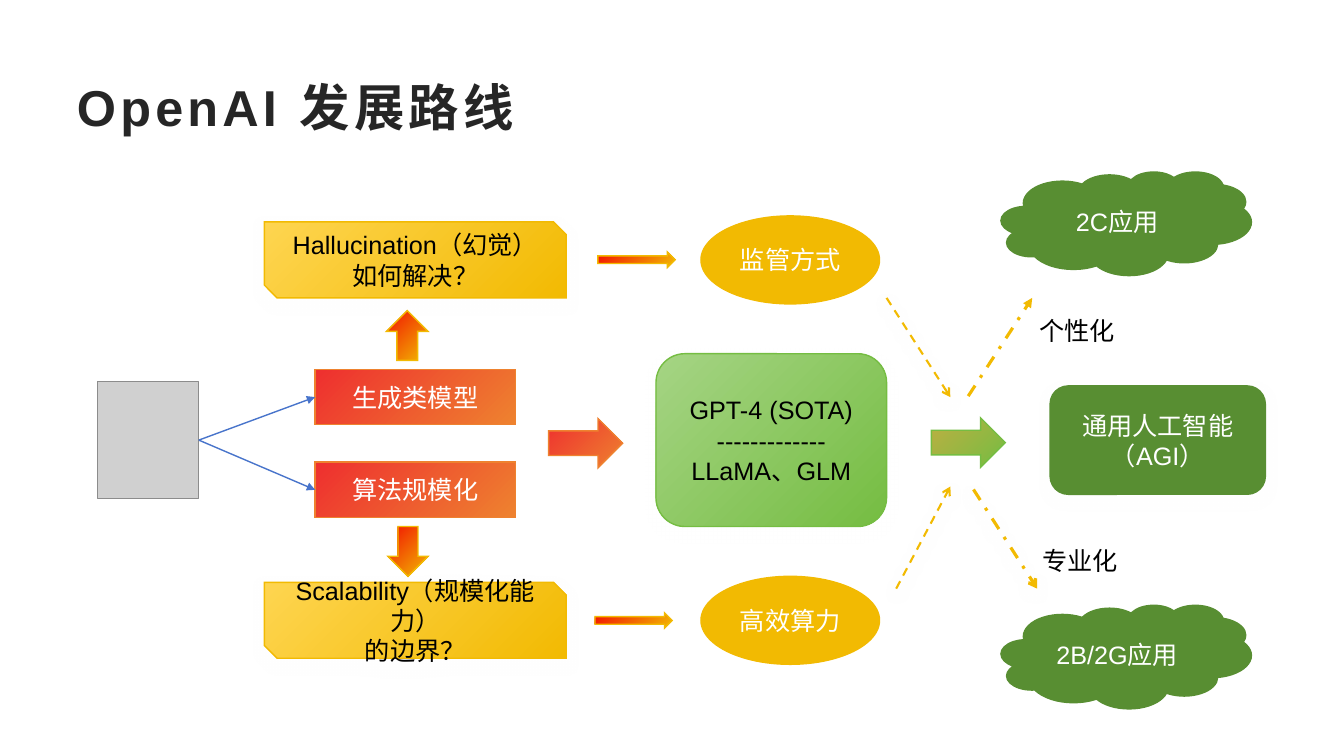
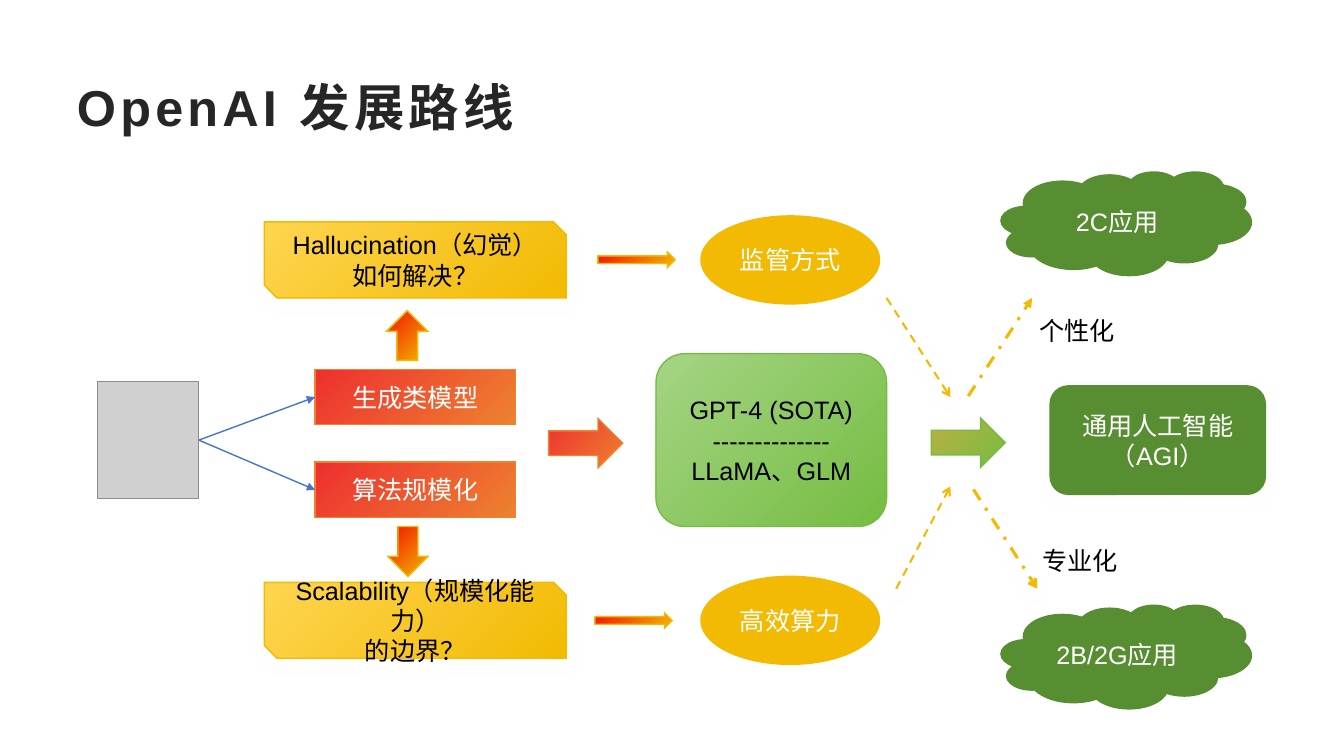
Before and after one commit to SakigamiYang/PyCon, a slide deck: slide 5 of PyCon2023/PyConChina2023-LLM+RAG企业落地-Ai兔兔.pptx. Drawn at 1344x756 pixels with LibreOffice and Linux fonts; fonts in the diff are those of the drawing; grey boxes stand for pictures; background and template pictures are left out. Boxes give left, top, right and bottom in pixels: in the first picture for what was removed or moved away, otherwise in the second. Text is boxed around its words. In the diff, an @@ line names an element or a change of style, - is before the commit and + after.

```diff
--- a/PyCon2023/PyConChina2023-LLM+RAG企业落地-Ai兔兔.pptx
+++ b/PyCon2023/PyConChina2023-LLM+RAG企业落地-Ai兔兔.pptx
@@ text in rounded rectangle at <box>656,354,887,526</box>: text changed @@
--------------
+--------------
```
Also in this commit, not shown: 13 other slides changed, 1 slide added, 1 other file.
